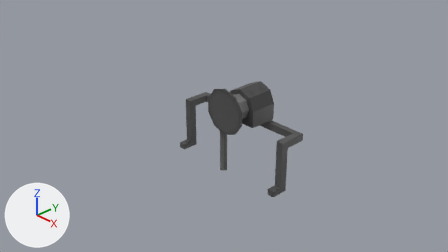
Two versions of the Blender file models/real_elevators_winch.blend, one commit apart.
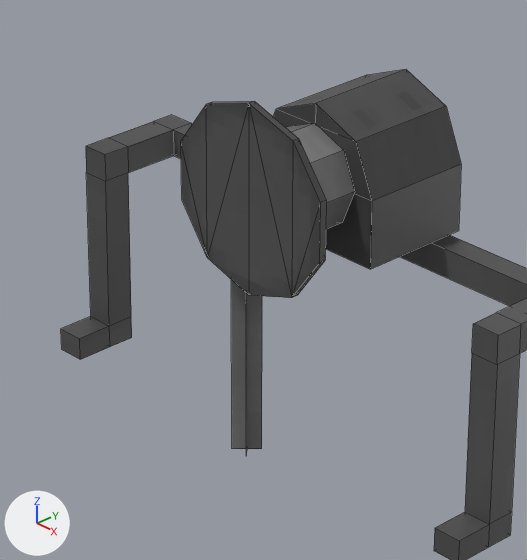
Each version is shown from the file's camera 'Camera', then close up on the part from 37% to 65% of the width and 26% to 78% of the height. The axes (+X, +Y, +Z) are drawn at lower left. The lights are the same throughout. The close-ups show mesh edges as thin lines.
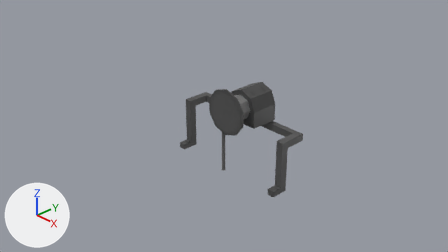
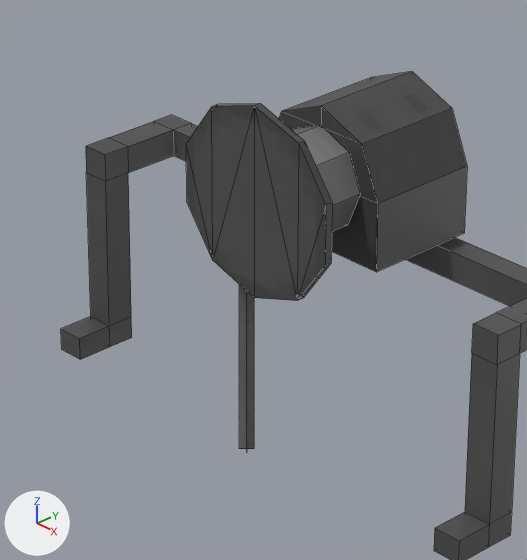
The newer file is also turned or shifted as a whole; pictures and numbers use the older file's frame.

Changed parts and their boxes [x1, y1, x2, y2] in the close-ups (527 x 560 px):
'Cube', reshaped: before [61, 69, 527, 560]; after [61, 71, 527, 560]
part 1 of me_cube, built on: before [181, 69, 461, 455]; after [186, 71, 467, 449]

The change, as a list of edits to the scene's bpy script:
```text
Change me_cube:
    used by ob_cube; location = (0.0, 0.0, 0.0)
    remove me_cube.from_pydata(...)  # 116 vertices, 105 faces; spans x -1.27..1.27, y -0.16..0.77, z -1.0..0.76
    add me_cube.from_pydata(...)  # 120 vertices, 109 faces; spans x -1.27..1.27, y -0.16..0.77, z -1.0..0.76
    me_cube part 1
    5 faces are deleted
    34 vertices in x -0.24..0.59, y -0.16..0.77, z -0.03..0.67 move by (0.04, 0.0, 0.0)
    18 vertices in x -0.06..0.18, y -0.16..0.77, z -0.12..0.76 move by (0.03, 0.0, 0.0)
    8 vertices move from x -0.05..0.05, y -0.05..0.05, z -1.0..0.31 to x -0.02..0.02, y -0.02..0.02, z -1.0..0.31
    4 vertices are added at (0.21, 0.77, 0.31), (0.21, 0.77, 0.0), (0.21, 0.23, 0.31), (0.21, 0.23, 0.0)
    9 new faces join them
```
